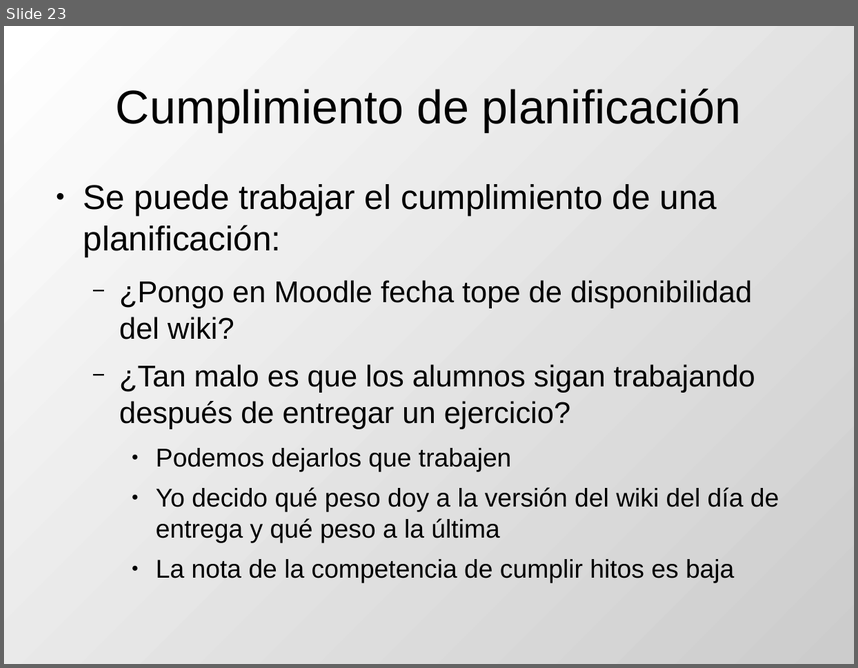
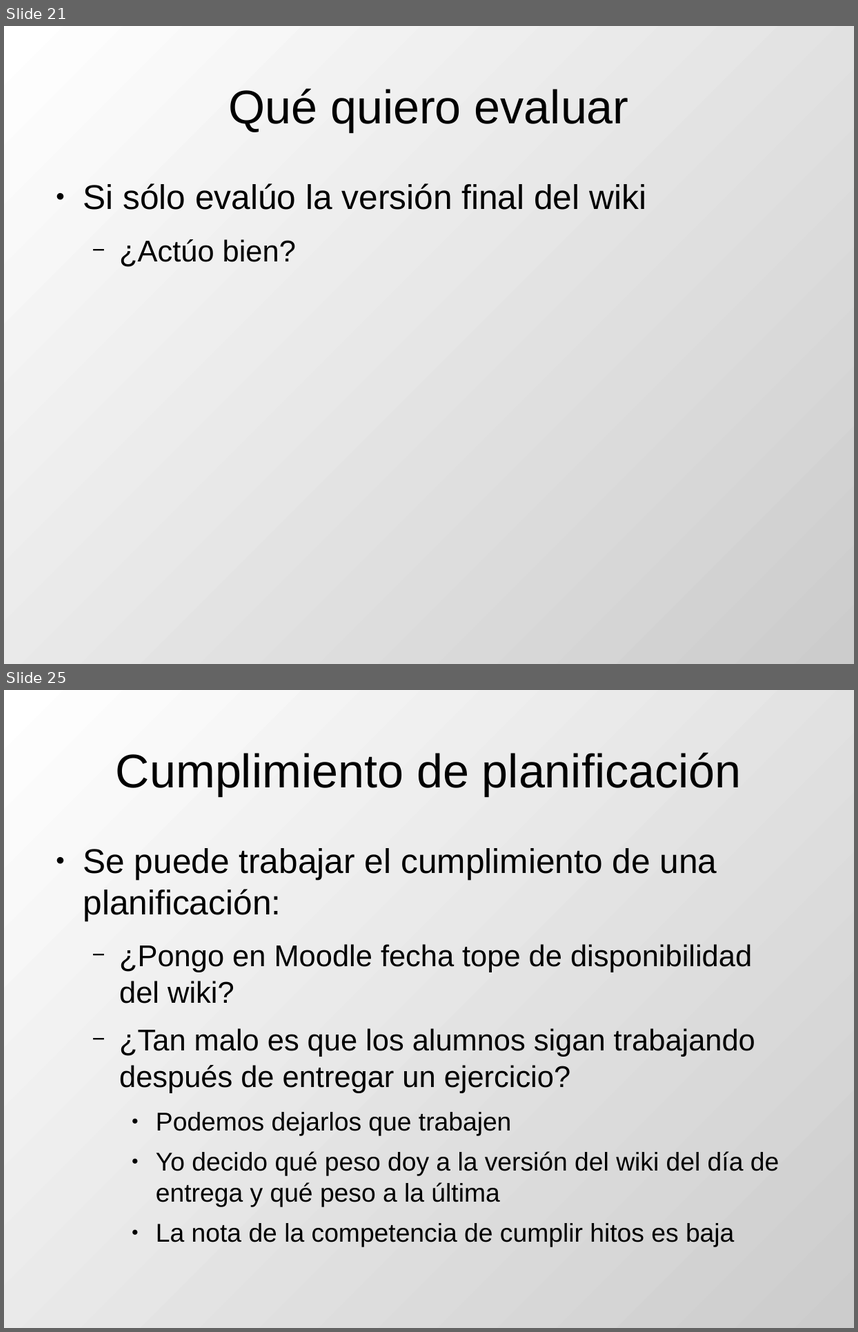
Before and after one commit to DrPantera/wikis4education, a slide deck: uca-2014/tema-5-IntroEvaluacionWikis.odp. Shown one above the other, each under a label of ours: slide 23 before the commit, slides 21 and 25 after it; the slides between them are not shown. The pictures are 858x668 and 858x1332 pixels, drawn with LibreOffice and Linux fonts; fonts in the diff are those of the drawing. Boxes give left, top, right and bottom in pixels: in the first picture for what was removed or moved away, otherwise in the second. Text is boxed around its words. In the diff, an @@ line names an element or a change of style, - is before the commit and + after.

Commit message:
pregnta quien evalua compet objetivam

```diff
--- a/uca-2014/tema-5-IntroEvaluacionWikis.odp
+++ b/uca-2014/tema-5-IntroEvaluacionWikis.odp
@@ slide 21 added at box(4, 26, 854, 664), background gradient #FFFFFF to #CCCCCC @@
@@ title added at box(228, 88, 629, 132), 44 pt, text #000000 @@
+Qué quiero evaluar
@@ text added at box(83, 183, 646, 267), 32 pt, text #000000 @@
+● Si sólo evalúo la versión final del wiki
+  − ¿Actúo bien?
@@ what was slide 23 is now slide 25 @@
```
Also in this commit, not shown: 18 slides changed, 1 other slide added, 1 other file.
